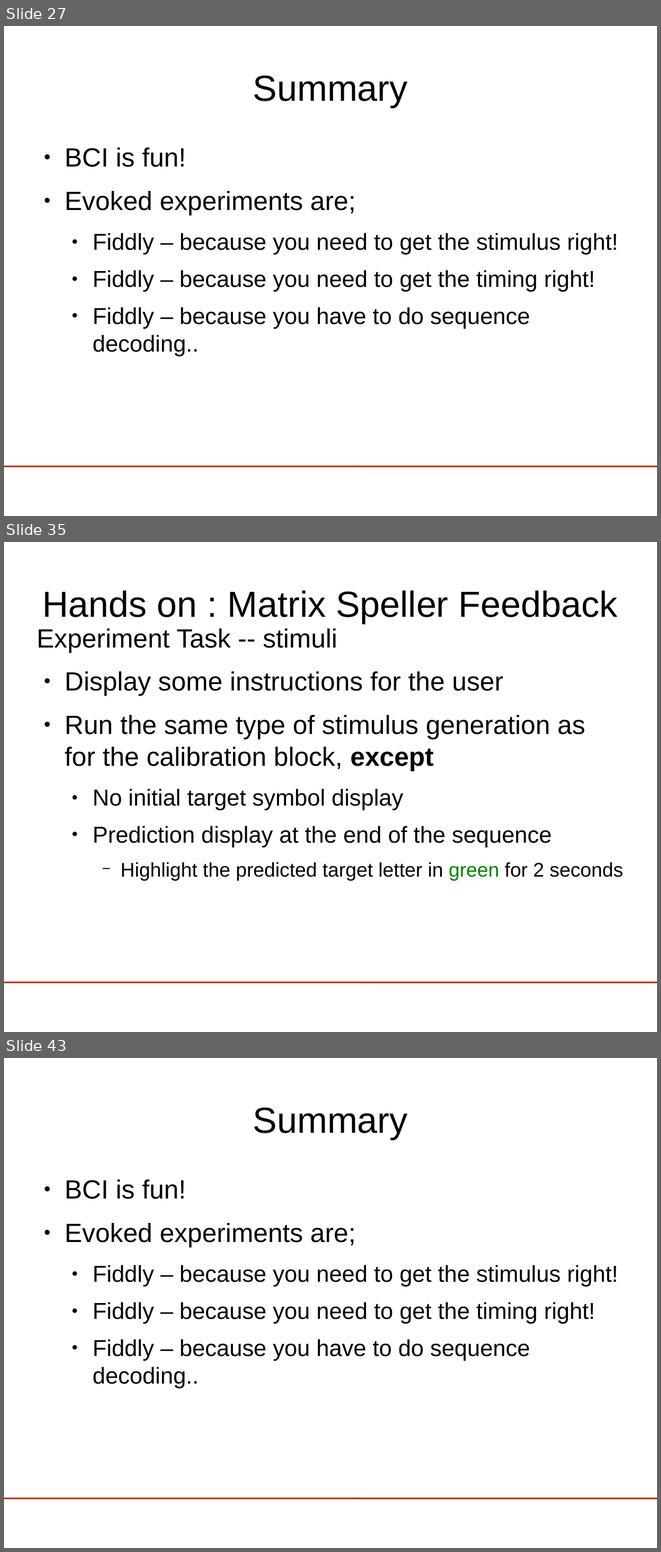
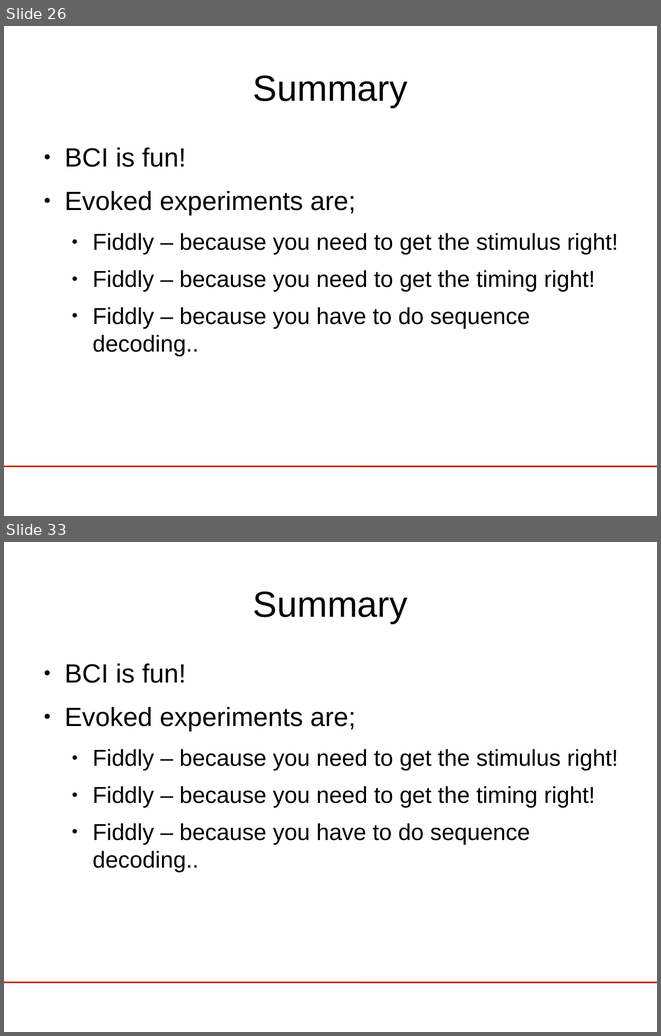
Before and after one commit to riccardosamperna/buffer_bci, a slide deck: tutorial/lect5-visspell/visualSpeller.odp. Shown one above the other, each under a label of ours: slides 27, 35 and 43 before the commit, slides 26 and 33 after it; the slides between them are not shown. The pictures are 661x1552 and 661x1036 pixels, drawn with LibreOffice and Linux fonts; fonts in the diff are those of the drawing; background and template pictures are left out. Boxes give left, top, right and bottom in pixels: in the first picture for what was removed or moved away, otherwise in the second. Text is boxed around its words. In the diff, an @@ line names an element or a change of style, - is before the commit and + after.

```diff
--- a/tutorial/lect5-visspell/visualSpeller.odp
+++ b/tutorial/lect5-visspell/visualSpeller.odp
@@ slide 35 removed at [4,542,657,1032], background #FFFFFF; not listed: 1 template element that a slide beside it also shows @@
@@ title removed at [43,590,618,623] @@
-Hands on : Matrix Speller Feedback
@@ text removed at [37,628,623,880] @@
-Experiment Task -- stimuli
-● Display some instructions for the user
-● Run the same type of stimulus generation as for the calibration block, except
-  ● No initial target symbol display
-  ● Prediction display at the end of the sequence
-    − Highlight the predicted target letter in green for 2 seconds
@@ what was slide 27 is now slide 26 @@
@@ what was slide 43 is now slide 33 @@
```
Also in this commit, not shown: 1 slide changed, 6 slides added, 15 other slides removed, 3 other files.
